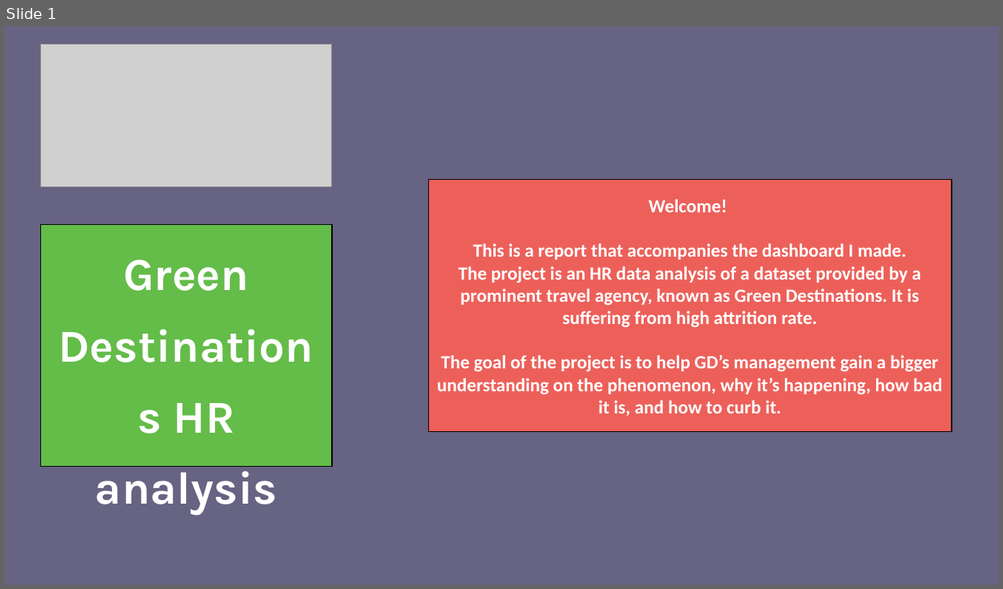
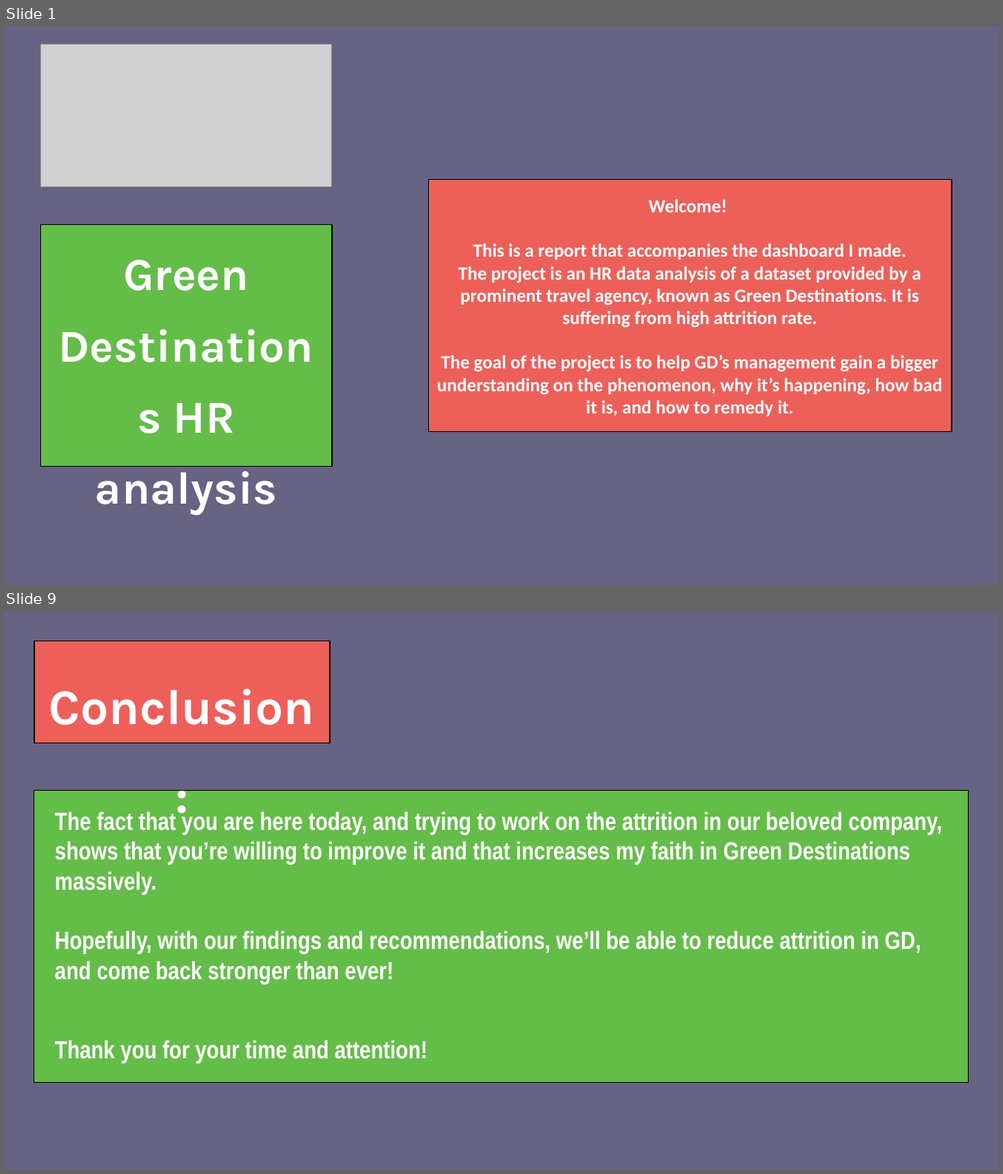
Before and after one commit to khaled-mehizel/HR-analysis, a slide deck: Report/GD HR report.pptx. Shown one above the other, each under a label of ours: slide 1 before the commit, slides 1 and 9 after it; the slides between them are not shown. The pictures are 1003x589 and 1003x1174 pixels, drawn with LibreOffice and Linux fonts; fonts in the diff are those of the drawing; grey boxes stand for pictures. Boxes give left, top, right and bottom in pixels: in the first picture for what was removed or moved away, otherwise in the second. Text is boxed around its words. In the diff, an @@ line names an element or a change of style, - is before the commit and + after.

Commit message:
final commit hopefully

```diff
--- a/Report/GD HR report.pptx
+++ b/Report/GD HR report.pptx
@@ slide 9 added at (x1=4, y1=611, x2=999, y2=1170), background #676382 @@
@@ rectangle added at (x1=34, y1=641, x2=330, y2=743), fill #ED605A, outline #000000 1 pt, 48.1 pt, text #FFFFFF, bold @@
+Conclusion:
@@ rectangle added at (x1=34, y1=791, x2=969, y2=1082), fill #64BC49, outline #000000 0.75 pt, 24 pt, text #FFFFFF, bold @@
+The fact that you are here today, and trying to work on the attrition in our beloved company, shows that you’re willing to improve it and that increases my faith in Green Destinations massively.
+Hopefully, with our findings and recommendations, we’ll be able to reduce attrition in GD, and come back stronger than ever!
+Thank you for your time and attention!
@@ slide 1 changed as well @@
@@ text in rectangle at (x1=437, y1=355, x2=942, y2=417): text changed @@
-The goal of the project is to help GD’s management gain a bigger understanding on the phenomenon, why it’s happening, how bad it is, and how to curb it.
+The goal of the project is to help GD’s management gain a bigger understanding on the phenomenon, why it’s happening, how bad it is, and how to remedy it.
```
Also in this commit, not shown: 7 other slides added, 6 slides removed, 4 other files.
